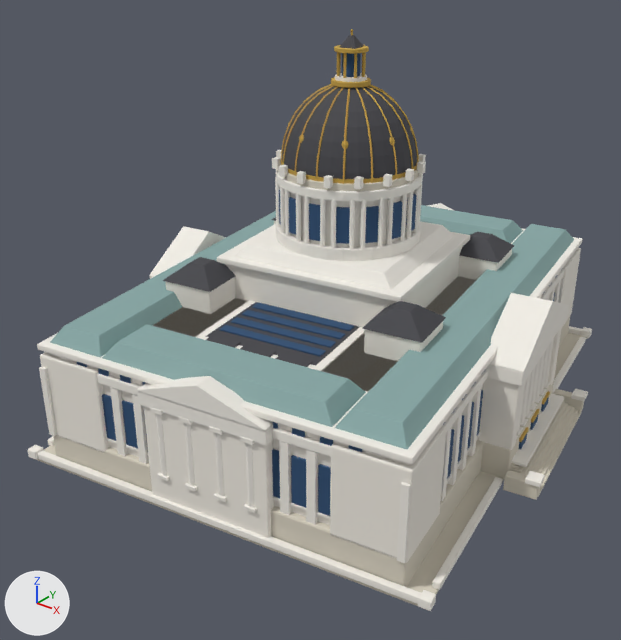
Renders of the glTF model app/public/sf-assets/landmarks/city-hall.glb from each side of a commit.
Both versions are drawn from a 50 mm lens placed at (118.7, -163.2, 119.2), pointed at (-0.9, -13.7, 26.5). Every picture has the same lights, and +X, +Y and +Z are marked at lower left. The picture after the commit comes second.

The older version as bpy lines, for what is in view:
```python
me_cube_008 = bpy.data.meshes.new('Cube.008')
me_cube_008.from_pydata(...)  # 1144 vertices, 2216 faces; spans x -54.5..54.5, y -69.0..69.0, z 0.6..59.6
me_cube_008.materials.append(mat_toy_cream)  # white #f2ede3
me_cylinder_058 = bpy.data.meshes.new('Cylinder.058')
me_cylinder_058.from_pydata(...)  # 1382 vertices, 2520 faces; spans x -51.6..52.8, y -19.0..21.1, z 7.7..93.8
me_cylinder_058.materials.append(mat_toy_gold)  # yellow #caa64a
me_roof_band_east_mesh = bpy.data.meshes.new('roof_band_east_mesh')
me_roof_band_east_mesh.from_pydata(...)  # 224 vertices, 432 faces; spans x -52.5..52.5, y -67.2..67.2, z 31.5..35.3
me_roof_band_east_mesh.materials.append(mat_toy_roofc)  # greyish cyan #88a8a6
ob_cityhall_cream = bpy.data.objects.new('CityHall_cream', me_cube_008)
ob_cityhall_cream.location = (0.0, 0.0, 0.0)
ob_cityhall_gold = bpy.data.objects.new('CityHall_gold', me_cylinder_058)
ob_cityhall_gold.location = (0.0, 0.0, 0.0)
ob_cityhall_roofc = bpy.data.objects.new('CityHall_roofc', me_roof_band_east_mesh)
ob_cityhall_roofc.location = (0.0, 0.0, 0.0)
# also in view: 'CityHall_trim' at (0.5, 0.0, 42.3); 'CityHall_roofd' at (0.0, 0.0, 62.0); 'CityHall_sand' at (0.0, 0.0, 31.3); 'CityHall_stone' at (0.7, 0.0, 31.6); 'CityHall_glass' at (0.0, 0.0, 45.2)
```
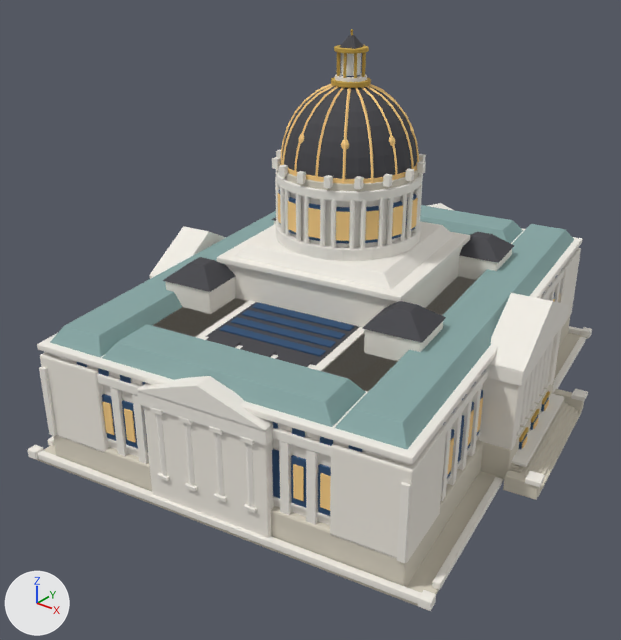
What differs and where, as boxes (x1, y1, x2, y2) in the pictures (621 x 640 px):
```json
{"object": "CityHall_gold_Glow", "change": "added", "after": [102, 84, 559, 510]}
{"object": "CityHall_white_Glow", "change": "added", "after": [341, 53, 361, 76]}
{"object": "CityHall_gold", "change": "unchanged, covered by the edit", "before": [281, 29, 550, 442], "after": [331, 29, 550, 442]}
```

Scene script edits in JSON lines:
```json
{"op": "add", "block": "mat_toy_white_glow", "code": ["mat_toy_white_glow = principled_material('Toy_white_Glow')", "mat_toy_white_glow.base_color = (0.93, 0.905, 0.839)  # white #f7f4ec", "mat_toy_white_glow.roughness = 0.84"]}
{"op": "add", "block": "mat_toy_gold_glow", "code": ["mat_toy_gold_glow = principled_material('Toy_gold_Glow')", "mat_toy_gold_glow.base_color = (1.0, 0.658, 0.25)  # beige #ffd489", "mat_toy_gold_glow.roughness = 0.84"]}
{"op": "add", "block": "me_cylinder_071", "code": ["me_cylinder_071 = bpy.data.meshes.new('Cylinder.071')", "me_cylinder_071.from_pydata(...)  # a 12-sided cylinder along z spanning x -2.19..2.19, y -2.19..2.19, z 83.9..88.9", "me_cylinder_071.materials.append(mat_toy_white_glow)  # white #f7f4ec"]}
{"op": "add", "block": "me_cylinder_059", "code": ["me_cylinder_059 = bpy.data.meshes.new('Cylinder.059')", "me_cylinder_059.from_pydata(...)  # 2000 vertices, 3324 faces; spans x -53.6..53.6, y -67.0..67.0, z 2.1..82.2", "me_cylinder_059.materials.append(mat_toy_gold_glow)  # beige #ffd489"]}
{"op": "add", "block": "ob_cityhall_white_glow", "code": ["ob_cityhall_white_glow = bpy.data.objects.new('CityHall_white_Glow', me_cylinder_071)", "ob_cityhall_white_glow.location = (0.0, 0.0, 0.0)"]}
{"op": "add", "block": "ob_cityhall_gold_glow", "code": ["ob_cityhall_gold_glow = bpy.data.objects.new('CityHall_gold_Glow', me_cylinder_059)", "ob_cityhall_gold_glow.location = (0.0, 0.0, 0.0)"]}
```
